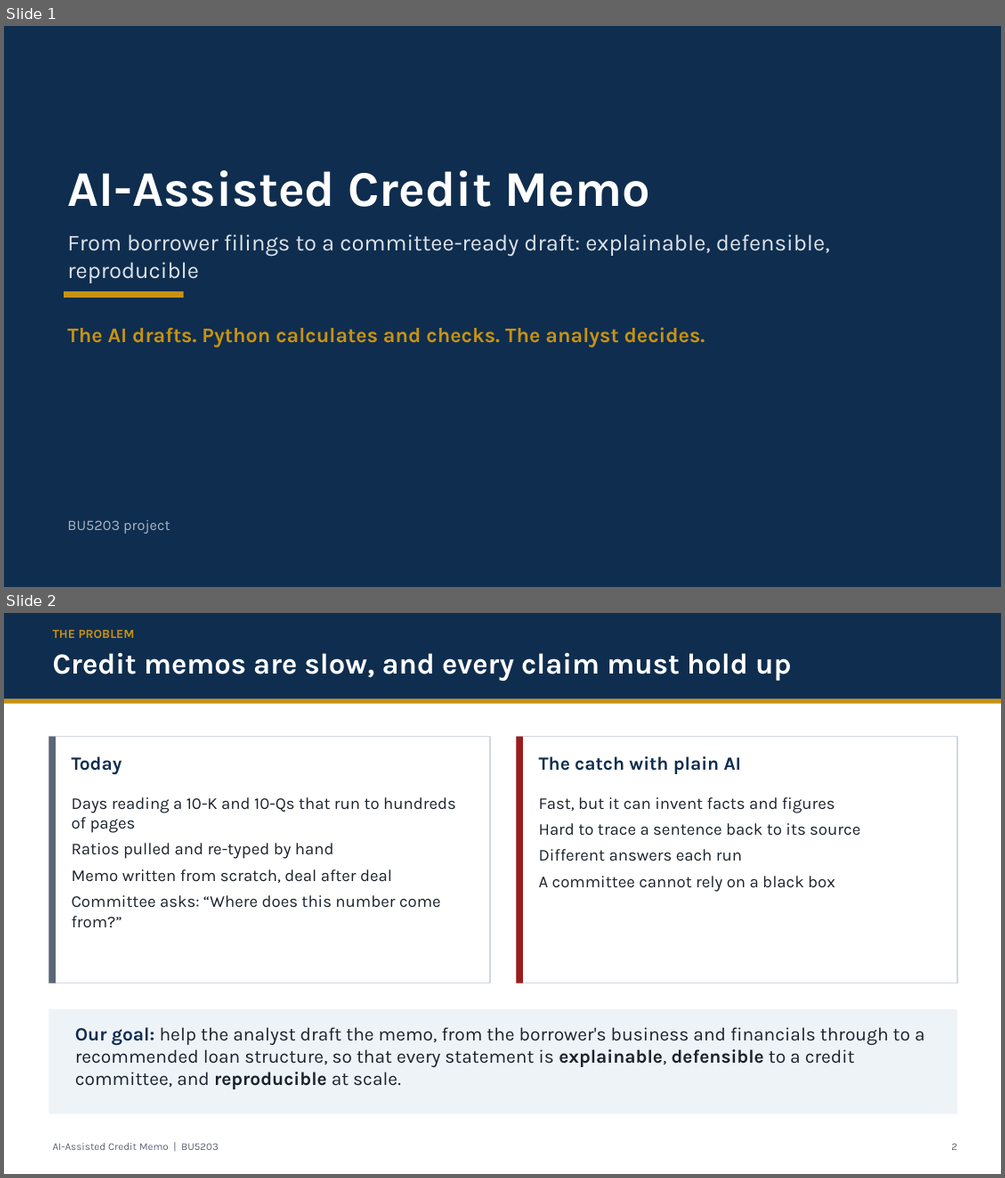
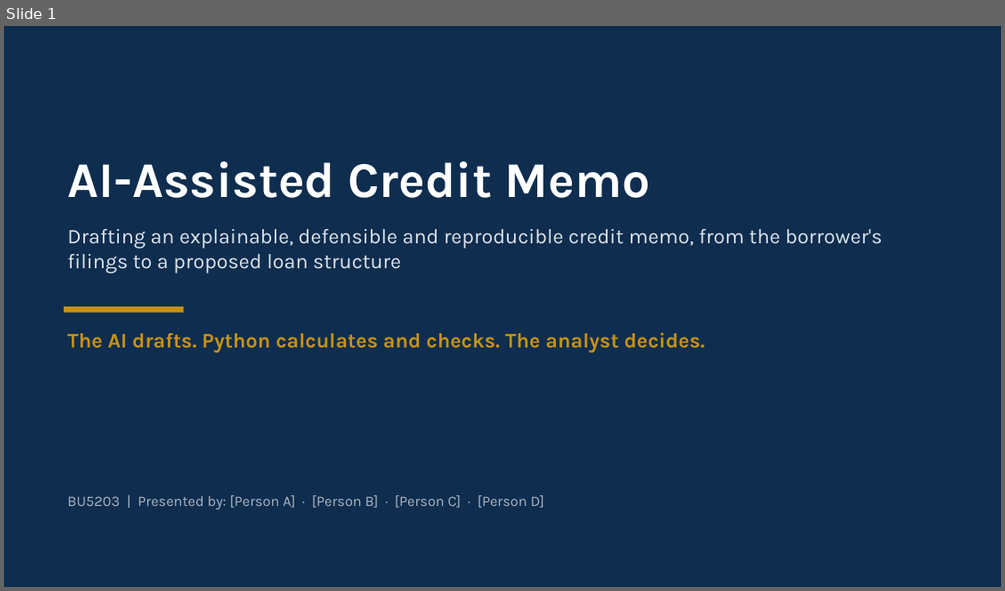
Before and after one commit to victor-CpUlU/BU5203, a slide deck: Credit_Memo_AI_Presentation.pptx. Shown one above the other, each under a label of ours: slides 1 and 2 before the commit, slide 1 after it. The pictures are 1005x1178 and 1005x591 pixels, drawn with LibreOffice and Linux fonts; fonts in the diff are those of the drawing. Boxes give left, top, right and bottom in pixels: in the first picture for what was removed or moved away, otherwise in the second. Text is boxed around its words. In the diff, an @@ line names an element or a change of style, - is before the commit and + after.

```diff
--- a/Credit_Memo_AI_Presentation.pptx
+++ b/Credit_Memo_AI_Presentation.pptx
@@ slide 2 removed at (4, 613, 1001, 1174), background #FFFFFF @@
@@ rectangle removed at (4, 613, 1001, 699) @@
@@ text removed at (53, 630, 135, 638) @@
-THE PROBLEM
@@ text removed at (53, 652, 791, 681) @@
-Credit memos are slow, and every claim must hold up
@@ rectangle removed at (4, 699, 1001, 704) @@
@@ rectangle removed at (48, 737, 490, 983) @@
@@ rectangle removed at (48, 737, 56, 983) @@
@@ rectangle removed at (517, 737, 957, 983) @@
@@ rectangle removed at (517, 737, 523, 983) @@
@@ text removed at (72, 756, 122, 775) @@
-Today
@@ text removed at (539, 756, 742, 774) @@
-The catch with plain AI
@@ text removed at (72, 797, 456, 928) @@
-Days reading a 10-K and 10-Qs that run to hundreds of pages
-Ratios pulled and re-typed by hand
-Memo written from scratch, deal after deal
-Committee asks: “Where does this number come from?”
@@ text removed at (539, 797, 860, 892) @@
-Fast, but it can invent facts and figures
-Hard to trace a sentence back to its source
-Different answers each run
-A committee cannot rely on a black box
@@ rectangle removed at (48, 1009, 957, 1114) @@
@@ text removed at (75, 1027, 925, 1089) @@
-Our goal: help the analyst draft the memo, from the borrower's business and financials through to a recommended loan structure, so that every statement is explainable, defensible to a credit committee, and reproducible at scale.
@@ text removed at (53, 1143, 218, 1150) @@
-AI-Assisted Credit Memo | BU5203
@@ text removed at (951, 1143, 957, 1150) @@
-2
@@ slide 1 changed as well @@
@@ text "AI-Assisted Credit Memo": place and size @@
-text "AI-Assisted Credit Memo" at (67, 170, 649, 207)
+text "AI-Assisted Credit Memo" at (67, 161, 649, 198)
@@ text at (67, 229, 882, 273): text changed; size 22 to 20 pt @@
-From borrower filings to a committee-ready draft: explainable, defensible, reproducible
+Drafting an explainable, defensible and reproducible credit memo, from the borrower's filings to a proposed loan structure
@@ rectangle: place and size @@
-rectangle at (64, 291, 184, 297)
+rectangle at (64, 306, 184, 313)
@@ text "The AI drafts. Python calculates ...": place and size @@
-text "The AI drafts. Python calculates ..." at (67, 327, 705, 346)
+text "The AI drafts. Python calculates ..." at (67, 332, 705, 353)
@@ text at (67, 495, 544, 509): text changed @@
-BU5203 project
+BU5203 | Presented by: [Person A] · [Person B] · [Person C] · [Person D]
```
Also in this commit, not shown: 12 slides added, 7 other slides removed, 3 other files.
